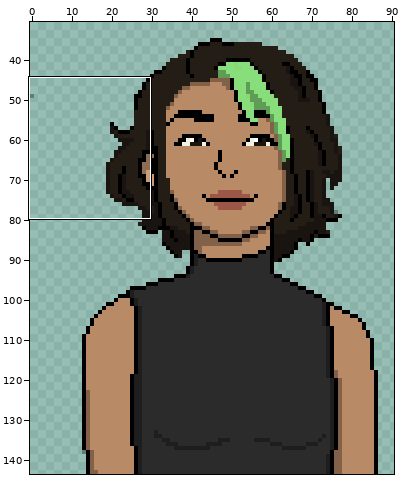
Sprite sheet: this-place-saves-lives/Assets/Desk/Portraits/Alya.png. Above: a wide view before the commit, with the close-up outlined.
Close-up. First the earlier version:
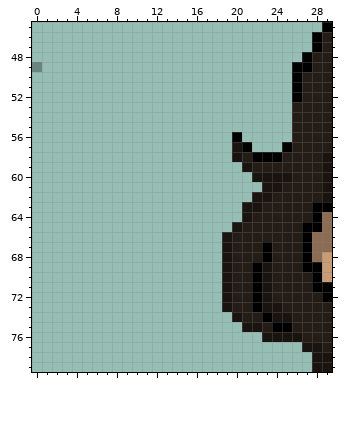
The file is 100x144 pixels. Colours within 5 levels of each other are drawn and written as one. Shown: x 0..29, y 45..79. The wide view leaves out empty margins.
And afterwards:
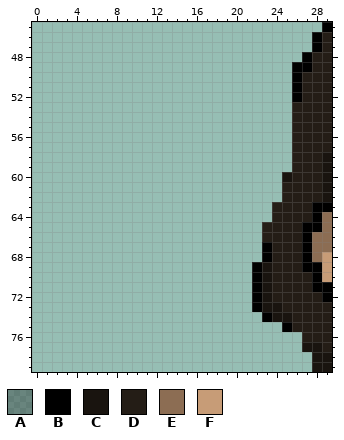
Palette (. is transparent): A #0000004c  B #000000  C #19140f  D #241d16  E #8c6d53  F #c79c77
The author wrote: re-export of alyas portrait
Changes in this commit:
{"y":49,"x":0,"old":"A","new":"."}
{"y":56,"x":20,"old":"B","new":"."}
{"y":57,"x":20,"old":"CB","new":".."}
{"y":57,"x":25,"old":"B","new":"."}
{"y":58,"x":20,"old":"CDBBBD","new":"......"}
{"y":59,"x":21,"old":"CDDDD","new":"....."}
{"y":60,"x":22,"old":"CCC","new":"..."}
{"y":61,"x":23,"old":"CC","new":".."}
{"y":62,"x":22,"old":"CCD","new":"..."}
{"y":63,"x":21,"old":"CCD","new":"..."}
{"y":64,"x":21,"old":"CDD","new":"..."}
{"y":65,"x":20,"old":"CDD","new":"..."}
{"y":66,"x":19,"old":"CDDD","new":"...."}
{"y":67,"x":19,"old":"CDDD","new":"...."}
{"y":68,"x":19,"old":"CDDD","new":"...."}
{"y":69,"x":19,"old":"CDD","new":"..."}
{"y":70,"x":19,"old":"CDD","new":"..."}
{"y":71,"x":19,"old":"CDD","new":"..."}
{"y":72,"x":19,"old":"CDD","new":"..."}
{"y":73,"x":19,"old":"CDD","new":"..."}
{"y":74,"x":20,"old":"CDD","new":"..."}
{"y":75,"x":21,"old":"CCDB","new":"...."}
{"y":76,"x":23,"old":"CCCC","new":"...."}
{"label":"erased","picture_box":[32,62,42,72]}
{"label":"erased","picture_box":[222,132,302,342]}
